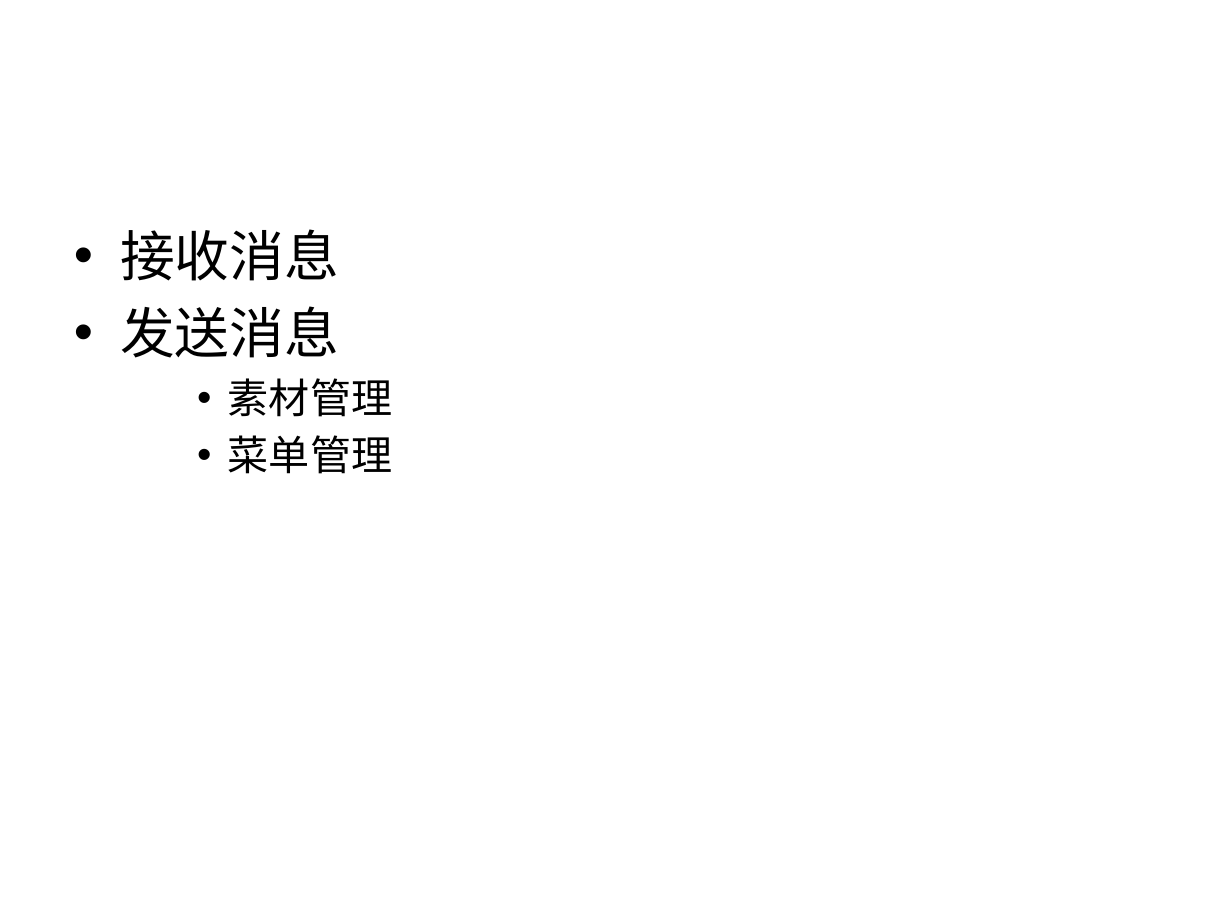
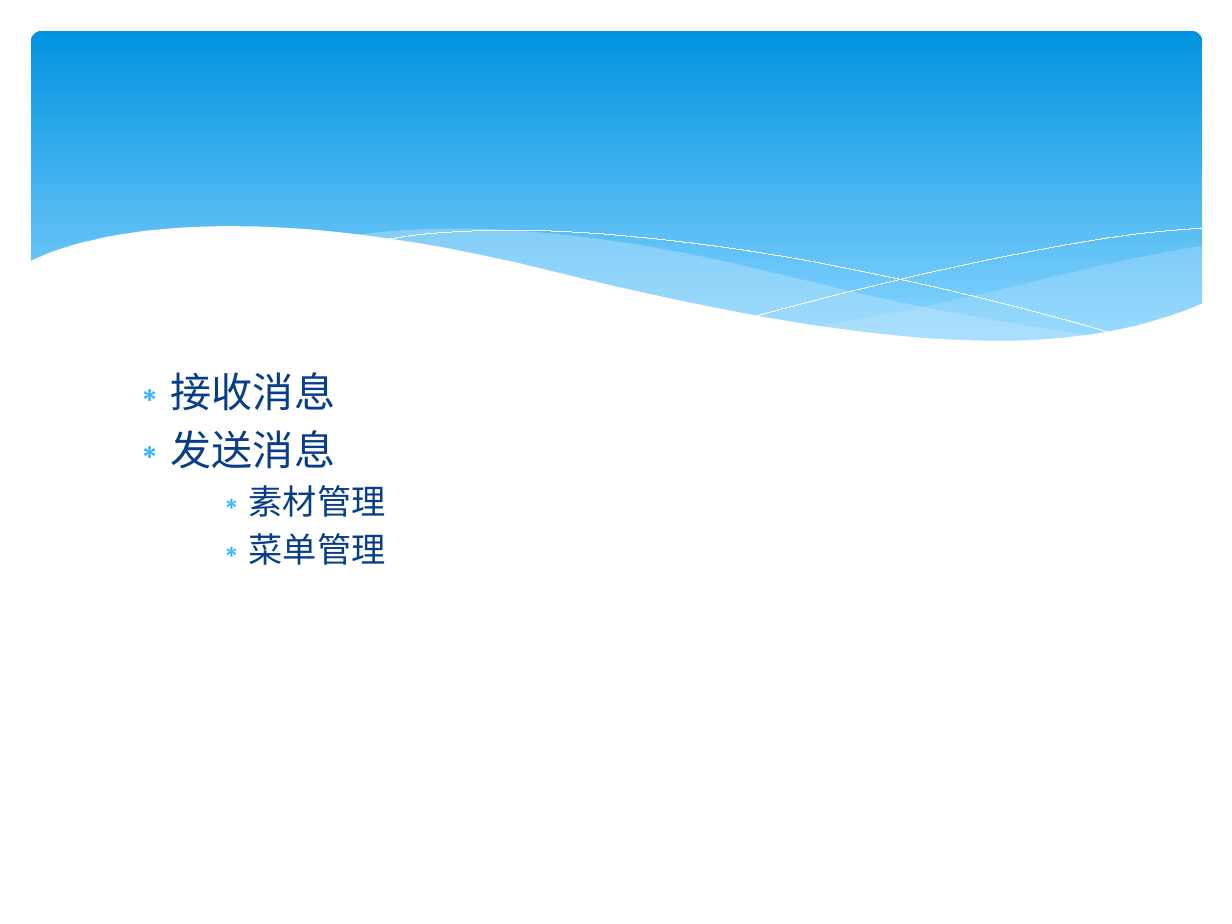
Before and after one commit to Chaos777/WeixinT, a slide deck: slide 8 of weixin.pptx. Drawn at 1232x924 pixels with LibreOffice and Linux fonts; fonts in the diff are those of the drawing. Boxes give left, top, right and bottom in pixels: in the first picture for what was removed or moved away, otherwise in the second. Text is boxed around its words. In the diff, an @@ line names an element or a change of style, - is before the commit and + after.

```diff
--- a/weixin.pptx
+++ b/weixin.pptx
@@ rounded rectangle added at [31, 31, 1202, 363], fill gradient #0293E0 to #83D3FE @@
@@ group added at [28, 227, 1204, 405]: 5 freeform shapes @@
@@ text "接收消息": place and size @@
-text "接收消息" at [120, 229, 392, 474]
+text "接收消息" at [171, 372, 386, 565]
@@ text "接收消息" at [171, 372, 386, 565]: size 32 to 24 pt in "接收消息", "发送消息"; font Calibri to Cabin, text colour #000000 to #073E87; size 24 to 20 pt in "素材管理", "菜单管理"; bullet • to ∗; less space between paragraphs @@
```
Also in this commit, not shown: 7 other slides changed, 1 slide added.
